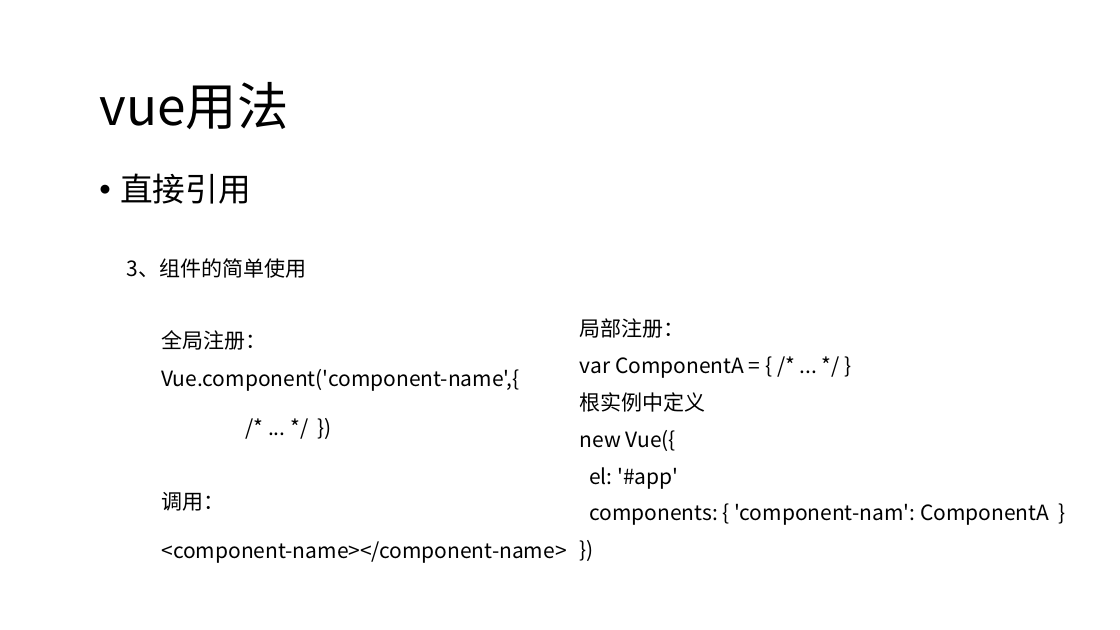
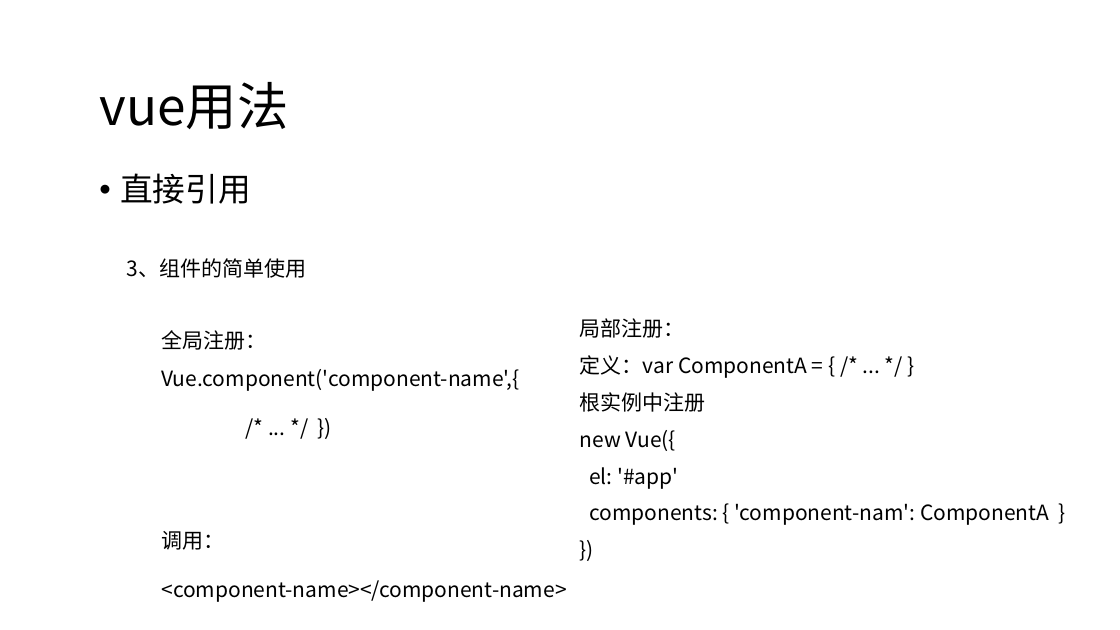
Before and after one commit to candisecandise/gitpractice, a slide deck: slide 26 of 前后端分离初探.pptx. Drawn at 1120x630 pixels with LibreOffice and Linux fonts; fonts in the diff are those of the drawing. Boxes give left, top, right and bottom in pixels: in the first picture for what was removed or moved away, otherwise in the second. Text is boxed around its words. In the diff, an @@ line names an element or a change of style, - is before the commit and + after.

```diff
--- a/前后端分离初探.pptx
+++ b/前后端分离初探.pptx
@@ text at (580,355,807,412): text changed @@
-var ComponentA = { /* ... */ }
-根实例中定义
+定义：var ComponentA = { /* ... */ }
+根实例中注册
@@ text "调用：": place and size @@
-text "调用：" at (161,492,566,563)
+text "调用：" at (161,531,566,602)
```
Also in this commit, not shown: 13 other slides changed.
